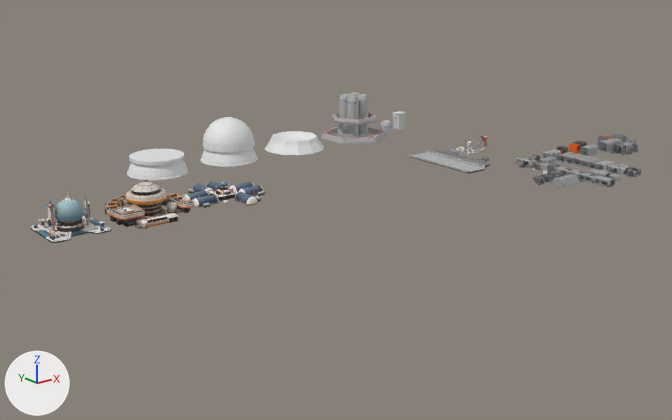
One commit to the FBX model Assets/Models/FBX/Buildings.fbx: the scene before it, then after it.
The view is the same before and after, from a 50 mm lens placed at (-663.0, -725.0, 251.0), pointed at (-105.0, -28.0, -28.0). Arrows for +X, +Y and +Z are at lower left; the lights stay in place. Where no turn or scale is listed for an object, it has been applied to the vertices.

Names of what the first picture shows: 'Agricultural.001', 'Bridge_part_1', 'Laboratory', 'Research_Center', 'Structure_001', 'Structure_002', 'Structure_003', 'Structure_004'.
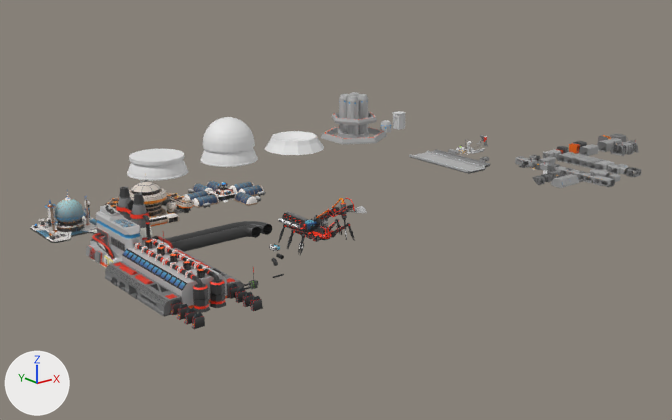
Where the change shows, as pixel boxes (x1, y1, x2, y2) in the pictures (672 x 420 px):
'Металлозавод', added
    after: (86, 186, 263, 329)
'Бур-Паук', added
    after: (278, 198, 367, 255)
'HugeTubeModularStraight', added (black)
    after: (165, 223, 245, 252)
'HugeTubeModularCorner', added
    after: (235, 221, 272, 238)

Diff of the bpy script that builds the scene:
```diff
--- a/Assets/Models/FBX/Buildings.fbx.py
+++ b/Assets/Models/FBX/Buildings.fbx.py
@@ img_imphenziapalette01_256_gradientx4_png_001 @@
+img_imphenziapalette01_256_gradientx4_png_001 = load_image('ImphenziaPalette01-256-GradientX4.png.001', '../Textures/ImphenziaPalette01-256-GradientX4.png', 512, 512, 'sRGB')
@@ mat_color @@
+mat_color = principled_material('Color')
+mat_color.texture = img_imphenziapalette01_256_gradientx4_png_001
@@ me_cube_029 @@
+me_cube_029.from_pydata(...)  # 64 vertices, 32 faces; spans x 0.0..68.1, y -10.4..10.4, z -4.7..4.7
+me_cube_029.materials.append(mat_color)  # picture img_imphenziapalette01_256_gradientx4_png_001
@@ me_cube_030 @@
+me_cube_030.from_pydata(...)  # 224 vertices, 192 faces; spans x 0.0..24.9, y -13.5..10.4, z -4.7..4.7
+me_cube_030.materials.append(mat_color)  # picture img_imphenziapalette01_256_gradientx4_png_001
@@ me_cylinder_008 @@
+me_cylinder_008.from_pydata(...)  # 7927 vertices, 7817 faces; spans x -28.1..28.1, y -66.7..35.1, z 0.0..47.2
+me_cylinder_008.materials.append(mat_color)  # picture img_imphenziapalette01_256_gradientx4_png_001
@@ me_cube_024 @@
+me_cube_024.from_pydata(...)  # 6977 vertices, 5518 faces; spans x -32.0..46.0, y -90.0..97.0, z 0.0..53.0
+me_cube_024.materials.append(mat_color)  # picture img_imphenziapalette01_256_gradientx4_png_001
@@ ob_hugetubemodularstraight @@
+ob_hugetubemodularstraight = bpy.data.objects.new('HugeTubeModularStraight', me_cube_029)
+ob_hugetubemodularstraight.location = (-338.6, -105.9, 6.0)
@@ ob_hugetubemodularcorner @@
+ob_hugetubemodularcorner = bpy.data.objects.new('HugeTubeModularCorner', me_cube_030)
+ob_hugetubemodularcorner.location = (-270.6, -105.9, 6.0)
@@ ob_бур_паук @@
+ob_бур_паук = bpy.data.objects.new('Бур-Паук', me_cylinder_008)
+ob_бур_паук.location = (-229.0, -150.4, 0.0)
@@ ob_металлозавод @@
+ob_металлозавод = bpy.data.objects.new('Металлозавод', me_cube_024)
+ob_металлозавод.location = (-365.0, -150.4, 0.0)
```
